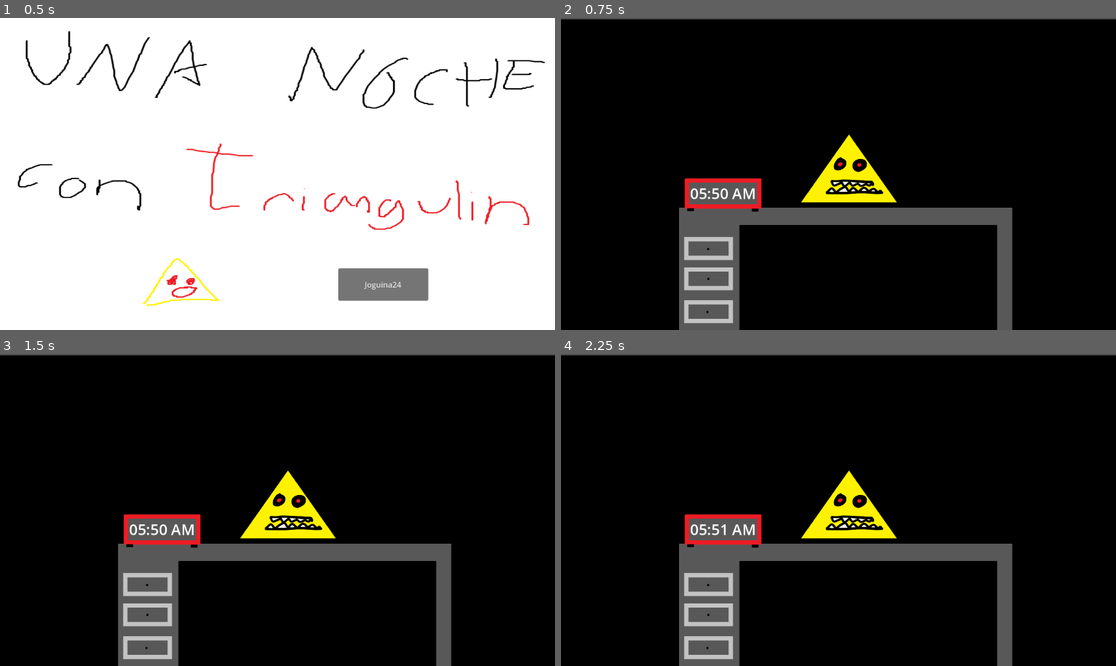
Above: before the commit, frames 1-4 (two rows, left to right).
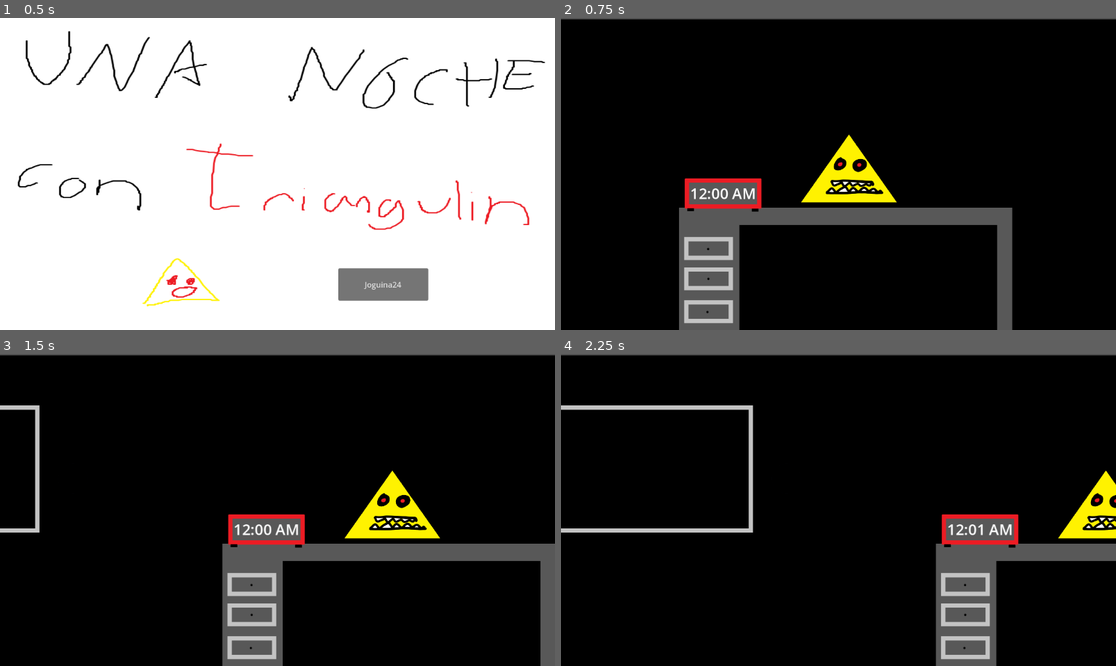
Above: after the commit, the same moments.

Repository: Mageh533/TriangulinProject
Game: Godot game, scene res://Scenes/MainMenu.tscn
The game is run twice, just before and just after one commit, with the same random seed, the same clock (stepped at 60 frames per second) and the same inputs.
Inputs (mouse positions are in pixels of both pictures, inside the frame that each line leads up to):
- Up to frame 1 (0.5 s): no input
- Up to frame 2 (0.75 s): click "Joguina24" at 0.5 s
- Up to frame 3 (1.5 s): tap Enter at 1.25 s; move the mouse to (27, 510) at 1.27 s
- Up to frame 4 (2.25 s): move the mouse to (1088, 510) at 2.02 s

Frame 1 is identical in both runs. In frame 2, less than 0.1% of the frame differs, in the area x 23-29%, y 54-59%; in frame 3, 17%; in frame 4, 18%, in the area x 0-100%, y 16-100%.

Commit message:
Made time export and allow ui pass

Diff:
--- a/Scenes/MainScene.tscn
+++ b/Scenes/MainScene.tscn
@@ -11,11 +11,11 @@
 [sub_resource type="LabelSettings" id="LabelSettings_1bbin"]
 font_size = 31
 
+[sub_resource type="RectangleShape2D" id="RectangleShape2D_d7ua2"]
+size = Vector2(117, 647)
+
 [sub_resource type="LabelSettings" id="LabelSettings_b50o2"]
 font_color = Color(0, 0, 0, 1)
-
-[sub_resource type="RectangleShape2D" id="RectangleShape2D_d7ua2"]
-size = Vector2(117, 647)
 
 [sub_resource type="Animation" id="Animation_1kxgc"]
 resource_name = "GameWin"
@@ -103,7 +103,11 @@
 text = "00:00"
 label_settings = SubResource("LabelSettings_1bbin")
 
-[node name="Triangulin" type="Sprite2D" parent="."]
+[node name="Interactable" type="Node2D" parent="."]
+
+[node name="Mosters" type="Node2D" parent="."]
+
+[node name="Triangulin" type="Sprite2D" parent="Mosters"]
 position = Vector2(598, 307)
 scale = Vector2(0.575718, 0.549123)
 texture = ExtResource("2_inhka")
@@ -119,6 +123,20 @@
 [node name="POV" type="Camera2D" parent="."]
 position = Vector2(576, 321)
 
+[node name="MoveLeft" type="Area2D" parent="POV"]
+position = Vector2(-491, -10)
+
+[node name="CollisionShape2D" type="CollisionShape2D" parent="POV/MoveLeft"]
+position = Vector2(-25.5, 11.5)
+shape = SubResource("RectangleShape2D_d7ua2")
+
+[node name="MoveRight" type="Area2D" parent="POV"]
+position = Vector2(539, -11)
+
+[node name="CollisionShape2D" type="CollisionShape2D" parent="POV/MoveRight"]
+position = Vector2(-25.5, 11.5)
+shape = SubResource("RectangleShape2D_d7ua2")
+
 [node name="UI" type="Control" parent="POV"]
 layout_mode = 3
 anchors_preset = 15
@@ -130,6 +148,7 @@
 offset_bottom = 324.0
 grow_horizontal = 2
 grow_vertical = 2
+mouse_filter = 1
 
 [node name="ColorRect" type="ColorRect" parent="POV/UI"]
 visible = false
@@ -151,20 +170,6 @@
 text = "Yay!"
 label_settings = SubResource("LabelSettings_b50o2")
 
-[node name="MoveLeft" type="Area2D" parent="POV"]
-position = Vector2(-491, -10)
-
-[node name="CollisionShape2D" type="CollisionShape2D" parent="POV/MoveLeft"]
-position = Vector2(-25.5, 11.5)
-shape = SubResource("RectangleShape2D_d7ua2")
-
-[node name="MoveRight" type="Area2D" parent="POV"]
-position = Vector2(539, -11)
-
-[node name="CollisionShape2D" type="CollisionShape2D" parent="POV/MoveRight"]
-position = Vector2(-25.5, 11.5)
-shape = SubResource("RectangleShape2D_d7ua2")
-
 [node name="GameAnims" type="AnimationPlayer" parent="."]
 libraries = {
 "": SubResource("AnimationLibrary_hxr4n")
--- a/Scripts/Game/GameLogic.gd
+++ b/Scripts/Game/GameLogic.gd
@@ -1,14 +1,15 @@
 extends Node2D
+
+@export var time : float
 
 var gameActive = true
 var movingLeft = false
 var movingRight = false
-var time
 var timeText = "12:00"
 
 # Called when the node enters the scene tree for the first time.
 func _ready():
-	time = 350
+	pass
 
 # Called every frame. 'delta' is the elapsed time since the previous frame.
 func _process(delta):
@@ -19,7 +20,6 @@
 	if(time >= 360 and gameActive):
 		gameActive = false
 		winGame()
-
 
 # Camera Logic
 func _on_move_left_mouse_entered():
